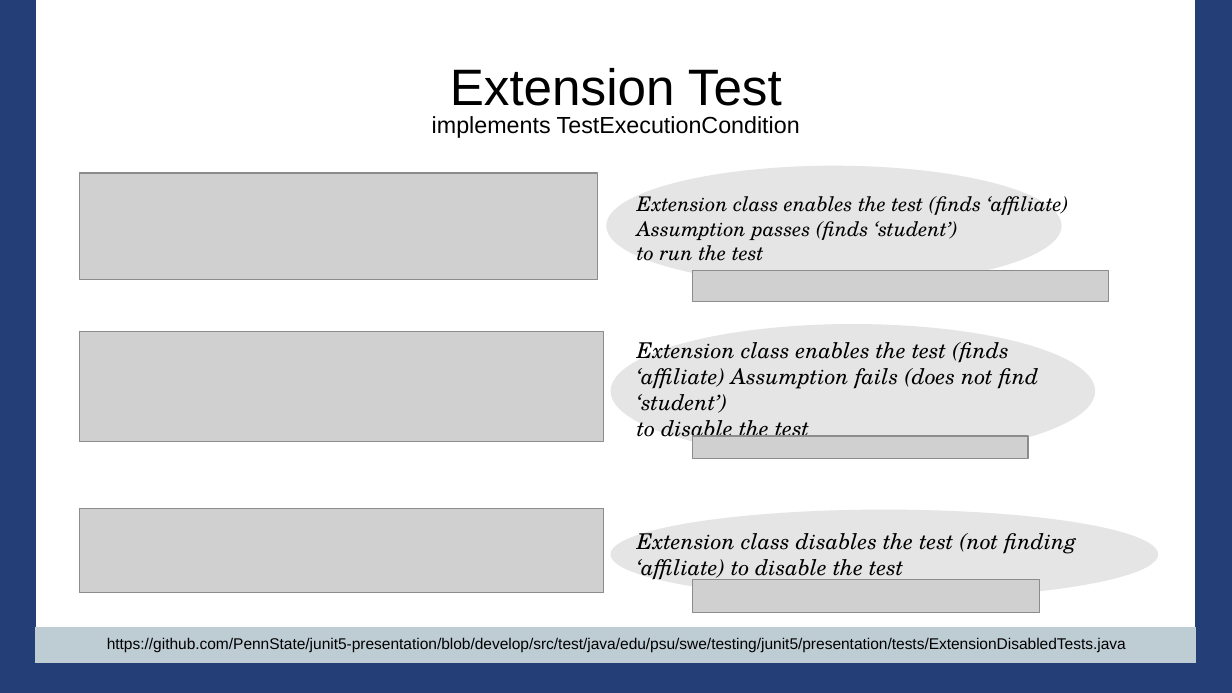
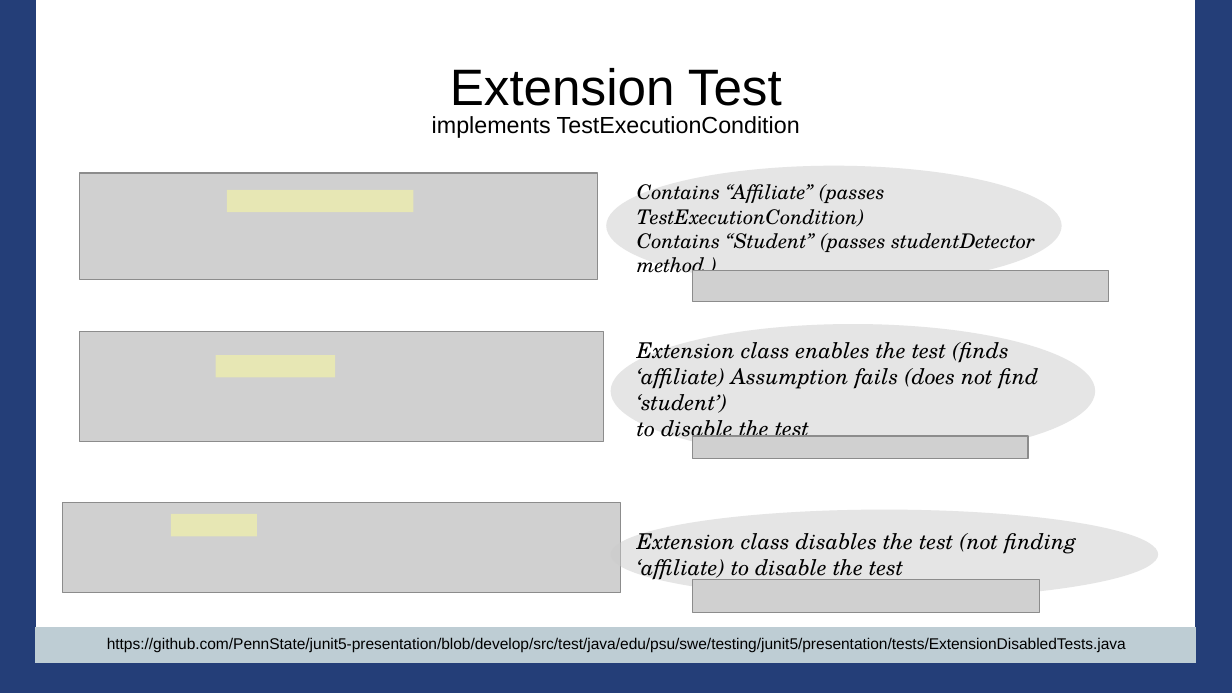
Before and after one commit to PennState/junit5-presentation, a slide deck: slide 49 of src/site/presentation/Junit5_Presentation_JavaOne_2016.odp (slide 48 before the commit). Drawn at 1232x693 pixels with LibreOffice and Linux fonts; fonts in the diff are those of the drawing; grey boxes stand for pictures; background and template pictures are left out. Boxes give left, top, right and bottom in pixels: in the first picture for what was removed or moved away, otherwise in the second. Text is boxed around its words. In the diff, an @@ line names an element or a change of style, - is before the commit and + after.

Commit message:
Updates slides

```diff
--- a/src/site/presentation/Junit5_Presentation_JavaOne_2016.odp
+++ b/src/site/presentation/Junit5_Presentation_JavaOne_2016.odp
@@ rectangle added at (227, 190, 414, 212), fill #FFFF99 at 50% opacity @@
@@ title at (637, 184, 1035, 279): text changed @@
-Extension class enables the test (finds ‘affiliate) Assumption passes (finds ‘student’)
-to run the test
+Contains “Affiliate” (passes TestExecutionCondition)
+Contains “Student” (passes studentDetector method )
@@ rectangle added at (216, 356, 335, 378), fill #FFFF99 at 50% opacity @@
@@ picture: place and size @@
-picture at (79, 509, 604, 593)
+picture at (63, 503, 622, 593)
@@ rectangle added at (171, 514, 257, 537), fill #FFFF99 at 50% opacity @@
```
Also in this commit, not shown: 8 other slides changed, 2 slides added.
